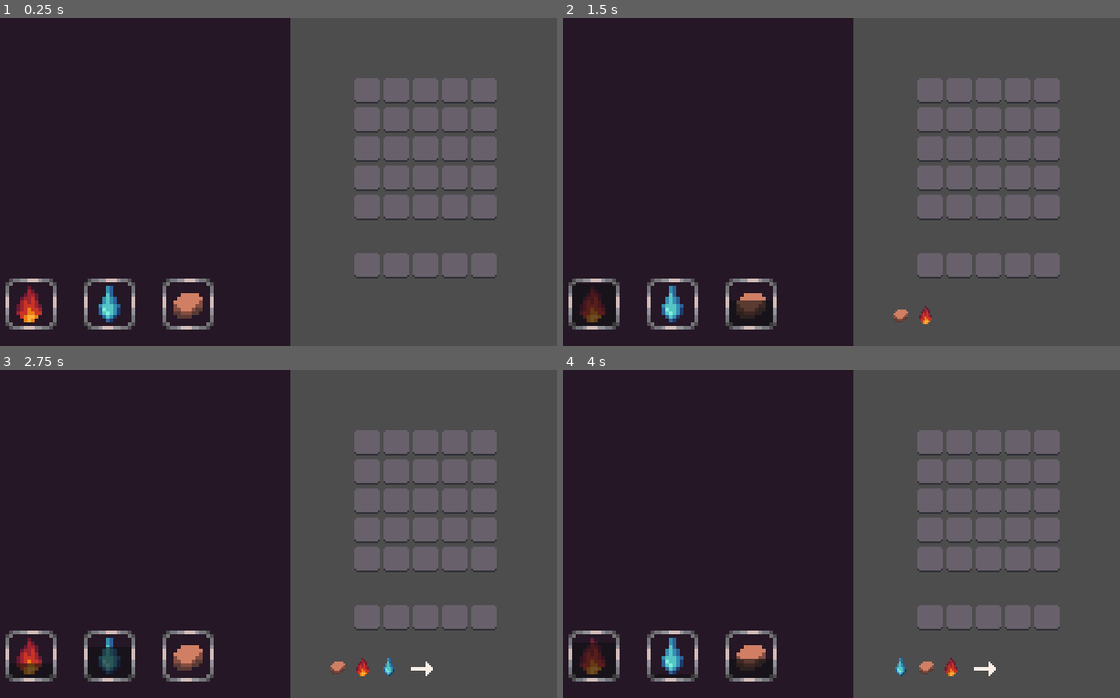
Above: before the commit, frames 1-4 (two rows, left to right).
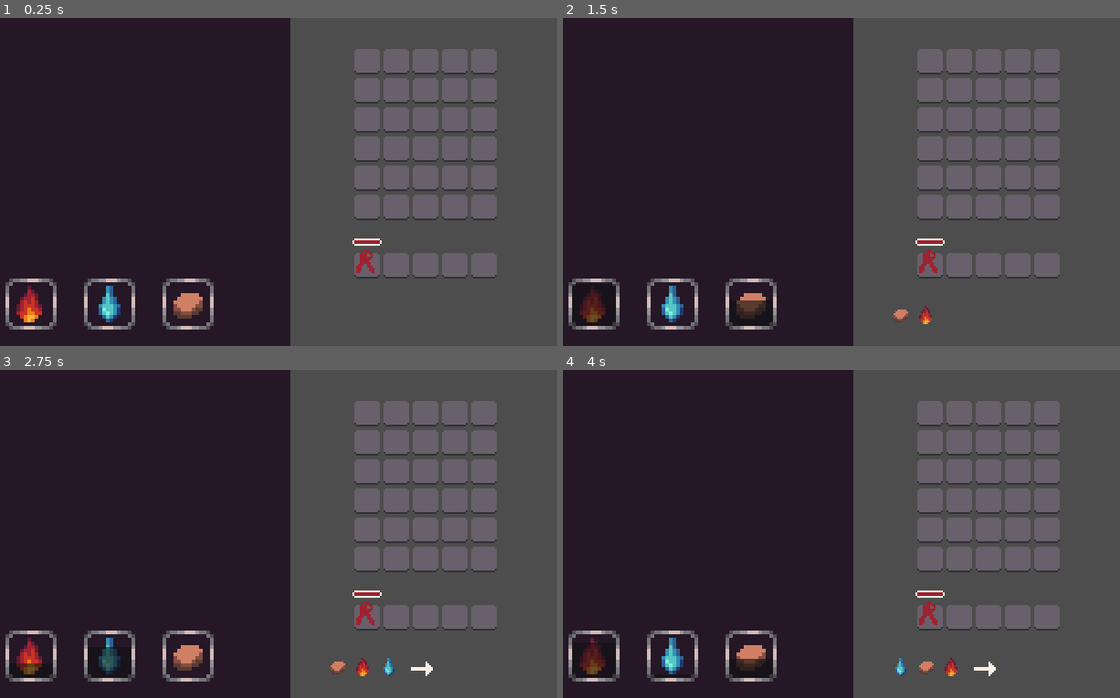
Above: after the commit, the same moments.

Repository: youxuanzhao/LD55
Game: Godot game, scene res://main.tscn
Same seed, same stepped clock (60 frames per second), same inputs: the game is played once before the commit and once after it.
Inputs (mouse positions are in pixels of both pictures, inside the frame that each line leads up to):
- Up to frame 1 (0.25 s): no input
- Up to frame 2 (1.5 s): tap Enter at 0.5 s; move the mouse to (958, 165) at 0.52 s; tap E (earth_spell) at 0.6 s; tap Space at 1.25 s; move the mouse to (713, 198) at 1.27 s; tap Q (fire_spell) at 1.35 s
- Up to frame 3 (2.75 s): tap Enter at 2 s; move the mouse to (323, 461) at 2.02 s; tap W (water_spell) at 2.1 s
- Up to frame 4 (4 s): move the mouse to (796, 599) at 2.77 s; tap E (earth_spell) at 2.85 s; tap Space at 3.5 s; move the mouse to (1003, 583) at 3.52 s; tap Q (fire_spell) at 3.6 s

The runs differ from the first frame. In frame 1, 2.0% of the frame differs, in the area x 63-90%, y 9-78%; in frame 2, 2.0%; in frame 3, 2.0%; in frame 4, 2.0%.

Commit message:
Day1_CST12:20

Diff:
--- a/main.tscn
+++ b/main.tscn
@@ -1,7 +1,8 @@
-[gd_scene load_steps=16 format=3 uid="uid://d0wgx0cytefyj"]
+[gd_scene load_steps=19 format=3 uid="uid://d0wgx0cytefyj"]
 
 [ext_resource type="Texture2D" uid="uid://dylptgvtlyr76" path="res://asset/tile_test.png" id="1_opalr"]
 [ext_resource type="Script" path="res://scripts/core/game_manager.gd" id="1_xqyqv"]
+[ext_resource type="Texture2D" uid="uid://c5h255cmaykkl" path="res://asset/tile_test_highlight.png" id="3_jwhkn"]
 [ext_resource type="Script" path="res://scripts/core/tile_manager.gd" id="3_uj6dr"]
 [ext_resource type="Script" path="res://scripts/core/fire_spell.gd" id="4_4u3d8"]
 [ext_resource type="Texture2D" uid="uid://d2pq1kfgokh2e" path="res://asset/fire.png" id="4_qoln5"]
@@ -13,21 +14,27 @@
 [ext_resource type="Texture2D" uid="uid://c11i30qcmc08a" path="res://asset/left_arrow.png" id="9_mbauh"]
 [ext_resource type="Texture2D" uid="uid://jk00fkjbaktw" path="res://asset/earth.png" id="9_tlvrq"]
 [ext_resource type="Script" path="res://scripts/core/earth_spell.gd" id="10_ank46"]
+[ext_resource type="PackedScene" uid="uid://km7piloexuf7" path="res://scene_files/minion.tscn" id="15_wf07o"]
 
 [sub_resource type="TileSetAtlasSource" id="TileSetAtlasSource_gf75g"]
 texture = ExtResource("1_opalr")
 0:0/0 = 0
 
+[sub_resource type="TileSetAtlasSource" id="TileSetAtlasSource_o86jr"]
+texture = ExtResource("3_jwhkn")
+0:0/0 = 0
+
 [sub_resource type="TileSet" id="TileSet_iwy6e"]
 sources/0 = SubResource("TileSetAtlasSource_gf75g")
+sources/1 = SubResource("TileSetAtlasSource_o86jr")
 
 [node name="GameManager" type="Node2D"]
 script = ExtResource("1_xqyqv")
 
-[node name="TileMap" type="TileMap" parent="."]
+[node name="TileManager" type="TileMap" parent="."]
 tile_set = SubResource("TileSet_iwy6e")
 format = 2
-layer_0/tile_data = PackedInt32Array(196621, 0, 0, 196622, 0 …(355 unchanged characters)… 524303, 0, 0, 524302, 0, 0, 524301, 0, 0)
+layer_0/tile_data = PackedInt32Array(196621, 0, 0, 196622, 0 …(355 unchanged characters)… 524303, 0, 0, 524302, 0, 0, 524301, 0, 0, 65549, 0, 0, 65550, 0, 0, 65551, 0, 0, 65552, 0, 0, 65553, 0, 0)
 script = ExtResource("3_uj6dr")
 
 [node name="FireSpell" type="Node2D" parent="."]
@@ -119,6 +126,11 @@
 position = Vector2(246, 164)
 texture = ExtResource("9_mbauh")
 
+[node name="Minion1" parent="." instance=ExtResource("15_wf07o")]
+position = Vector2(216, 133)
+
+[node name="TickManager" type="Timer" parent="."]
+
 [connection signal="timeout" from="FireSpell/Timer" to="FireSpell" method="_on_timer_timeout"]
 [connection signal="timeout" from="WaterSpell/Timer" to="WaterSpell" method="_on_timer_timeout"]
 [connection signal="timeout" from="EarthSpell/Timer" to="EarthSpell" method="_on_timer_timeout"]
--- /dev/null
+++ b/scene_files/minion.tscn
@@ -0,0 +1,31 @@
+[gd_scene load_steps=6 format=3 uid="uid://km7piloexuf7"]
+
+[ext_resource type="Texture2D" uid="uid://c037y062dn5h2" path="res://asset/minion_test.png" id="1_puatt"]
+[ext_resource type="Script" path="res://scripts/core/minion.gd" id="2_08ak8"]
+[ext_resource type="Texture2D" uid="uid://crfotyi4hdkcf" path="res://asset/healthbar_under.png" id="3_4byj3"]
+[ext_resource type="Texture2D" uid="uid://cctv0d5r10iqp" path="res://asset/healthbar_progress.png" id="4_4sixi"]
+
+[sub_resource type="RectangleShape2D" id="RectangleShape2D_jiu2d"]
+size = Vector2(12, 11.5)
+
+[node name="Minion1" type="Sprite2D"]
+texture = ExtResource("1_puatt")
+script = ExtResource("2_08ak8")
+
+[node name="HealthBar" type="TextureProgressBar" parent="."]
+offset_left = -8.0
+offset_top = -12.0
+offset_right = 8.0
+offset_bottom = -8.0
+max_value = 10.0
+value = 8.0
+texture_under = ExtResource("3_4byj3")
+texture_progress = ExtResource("4_4sixi")
+
+[node name="Area2D" type="Area2D" parent="."]
+
+[node name="CollisionShape2D" type="CollisionShape2D" parent="Area2D"]
+shape = SubResource("RectangleShape2D_jiu2d")
+
+[connection signal="mouse_entered" from="Area2D" to="." method="_on_area_2d_mouse_entered"]
+[connection signal="mouse_exited" from="Area2D" to="." method="_on_area_2d_mouse_exited"]
--- a/scripts/core/game_manager.gd
+++ b/scripts/core/game_manager.gd
@@ -4,6 +4,7 @@
 static var instance : GameManager
 
 var current_list = []
+var tick : int = 0
 
 @onready var LeftArrow : Sprite2D = $LeftArrow
 
--- /dev/null
+++ b/scripts/core/minion.gd
@@ -0,0 +1,51 @@
+class_name Minion
+extends Sprite2D
+
+var minion_name : String
+var atk : int = 1
+var hp : int = 1
+var tile_position : Vector2i
+var is_reserve : bool
+var lifespan : int
+var birth_tick : int
+
+@onready var HealthBar: TextureProgressBar = $HealthBar
+
+var is_hover : bool = false
+# Called when the node enters the scene tree for the first time.
+func _ready():
+	HealthBar.max_value = hp
+	HealthBar.value = hp
+
+func _tick():
+	if hp < 1:
+		queue_free()
+
+	if GameManager.instance.tick - birth_tick > lifespan:
+		if lifespan!=-1:
+			queue_free()
+
+# Called every frame. 'delta' is the elapsed time since the previous frame.
+func _process(delta):
+	pass
+
+func move(direction: Vector2i):
+	tile_position += direction
+	if tile_position.x < 12:
+		tile_position.x = 12
+	if tile_position.x > 17:
+		tile_position.x = 17
+	if tile_position.y < 1:
+		tile_position.y = 1
+	if tile_position.y > 6:
+		tile_position.y = 6
+	position = TileManager.instance.map_to_local(tile_position)
+
+
+
+func _on_area_2d_mouse_entered():
+	pass # Replace with function body.
+
+
+func _on_area_2d_mouse_exited():
+	pass # Replace with function body.
--- a/scripts/core/tile_manager.gd
+++ b/scripts/core/tile_manager.gd
@@ -1,12 +1,16 @@
 class_name TileManager
 extends TileMap
 
+static var instance : TileManager
 
 # Called when the node enters the scene tree for the first time.
 func _ready():
-	pass # Replace with function body.
+	instance = self
 
 
 # Called every frame. 'delta' is the elapsed time since the previous frame.
 func _process(delta):
+	print(local_to_map(get_global_mouse_position()))
+
+func summon():
 	pass
Binary file added: asset/healthbar_progress.png
Not shown, added: asset/healthbar_progress.png.import
Binary file added: asset/healthbar_under.png
Not shown, added: asset/healthbar_under.png.import
Binary file added: asset/tile_test_highlight.png
Not shown, added: asset/tile_test_highlight.png.import
